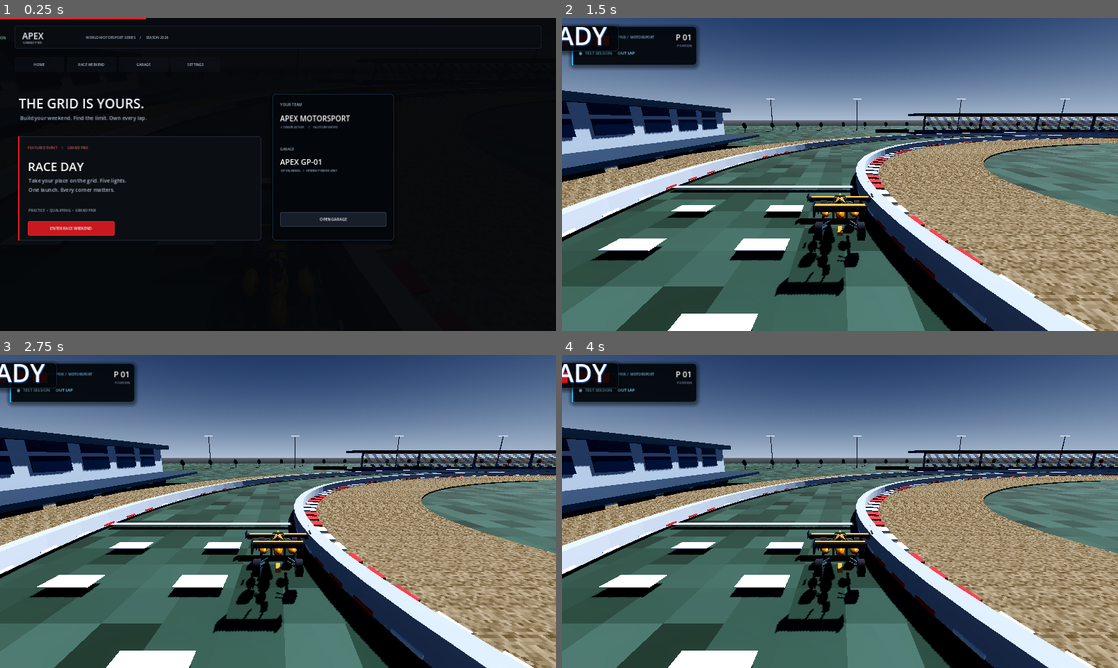
Above: before the commit, frames 1-4 (two rows, left to right).
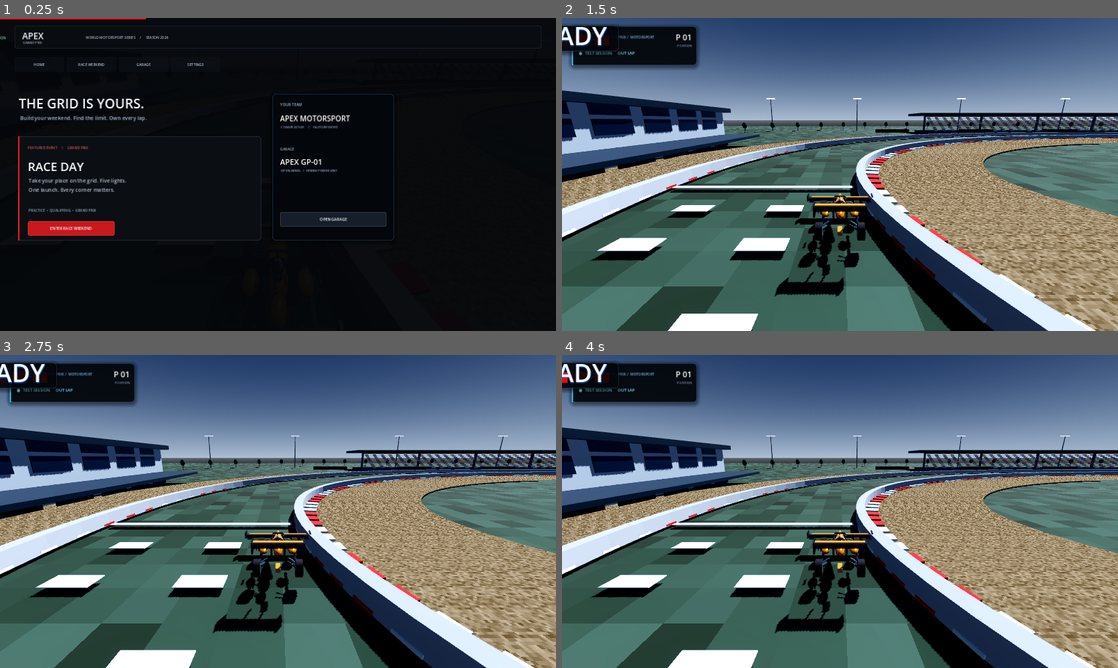
Above: after the commit, the same moments.

Repository: painopro123456-lang/Apex-Grand-Prix-
Game: Godot game, scene res://scenes/main.tscn
Same seed, same stepped clock (60 frames per second), same inputs: the game is played once before the commit and once after it.
Inputs:
- Up to frame 1 (0.25 s): no input
- Up to frame 2 (1.5 s): click "ENTER RACE WEEKEND" at 0.5 s; hold D (steer_right) from 1.28 s (still down); hold F (drs) from 1.28 s (still down)
- Up to frame 3 (2.75 s): release D (steer_right) at 2.03 s; release F (drs) at 2.03 s; hold S (brake) from 2.03 s (still down); tap E (ers_deploy) at 2.1 s
- Up to frame 4 (4 s): tap Enter at 2.75 s; release S (brake) at 2.78 s; hold D (steer_right) 2.78-3.53 s; hold F (drs) 2.78-3.53 s; tap R (reset_car) at 3.5 s; hold W (accelerate) from 3.53 s (still down); tap E (ers_deploy) at 3.6 s

The runs differ from the first frame. In frame 2, 2.2% of the frame differs, in the area x 0-100%, y 23-100%; in frame 3, 2.3%; in frame 4, 2.3%.

Commit message:
Enable high-quality antialiasing and anisotropic filtering

Diff:
--- a/project.godot
+++ b/project.godot
@@ -20,3 +20,8 @@
 renderer/rendering_method.mobile="mobile"
 textures/default_filters/use_nearest_mipmap_filter=false
 environment/defaults/default_clear_color=Color(0.035, 0.045, 0.065, 1)
+
+[rendering]
+anti_aliasing/quality/msaa_3d=2
+textures/default_filters/anisotropic_filtering_level=4
+lights_and_shadows/directional_shadow/size=4096
